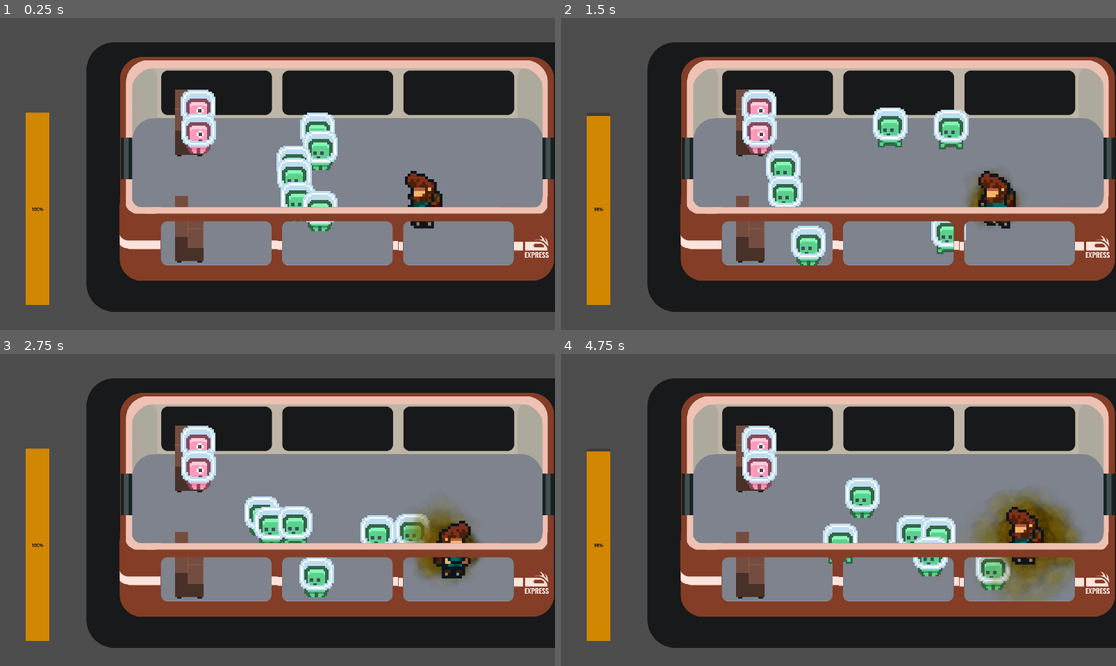
Above: before the commit, frames 1-4 (two rows, left to right).
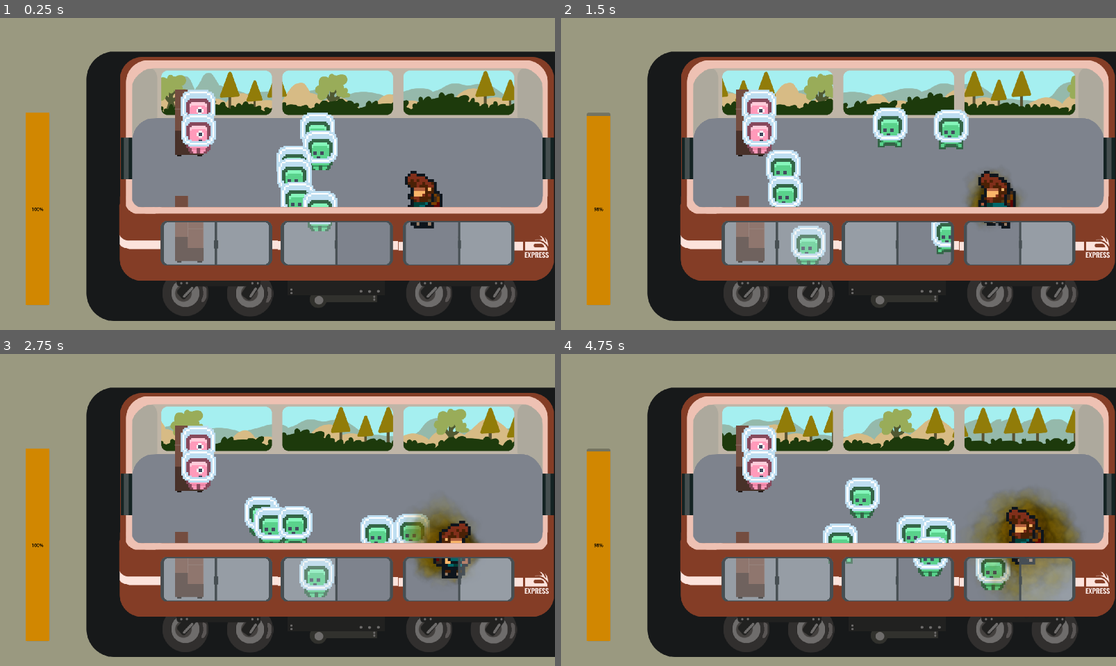
Above: after the commit, the same moments.

Repository: caiotava/Fart-Ninja
Game: Godot game, scene res://main.tscn
The game is run twice, just before and just after one commit, with the same random seed, the same clock (stepped at 60 frames per second) and the same inputs.
Inputs:
- Up to frame 1 (0.25 s): no input
- Up to frame 2 (1.5 s): tap Enter at 0.5 s; hold Right (player_right) 0.53-1.28 s; hold Space (keep) 0.53-1.28 s; hold Down (player_down) from 1.28 s (still down); tap Space (keep) at 1.35 s
- Up to frame 3 (2.75 s): release Down (player_down) at 2.03 s; hold Right (player_right) from 2.03 s (still down); hold Space (keep) from 2.03 s (still down)
- Up to frame 4 (4.75 s): release Right (player_right) at 2.78 s; release Space (keep) at 2.78 s; hold Up (player_up) 2.78-3.53 s; tap Space (keep) at 2.85, 4.35 s; hold Space (keep) 3.53-4.28 s; hold Left (player_left) from 3.53 s (still down)

The runs differ from the first frame. In frame 1, 44% of the frame differs, in the area x 0-100%, y 0-100%; in frame 2, 43%; in frame 3, 43%; in frame 4, 44%.

Commit message:
feat: add paralax window background

Diff:
--- a/train/carriage.gd
+++ b/train/carriage.gd
@@ -1,6 +1,9 @@
 extends Node2D
 
+@export var paralax_speed : float = -100
+
 @onready var passengers : Node = $Passengers
+@onready var paralax_layer : Sprite2D = $CarriageBackground/BackgroundParalax
 
 # Called when the node enters the scene tree for the first time.
 func _ready():
@@ -8,6 +11,7 @@
 
 # Called every frame. 'delta' is the elapsed time since the previous frame.
 func _process(delta):
+	paralax_layer.region_rect.position.x += paralax_speed * delta
 	pass
 
 func _on_fart_body_entered(body : Node2D):
--- a/train/carriage.tscn
+++ b/train/carriage.tscn
@@ -1,7 +1,6 @@
-[gd_scene load_steps=17 format=3 uid="uid://cqyyetjooogp4"]
+[gd_scene load_steps=16 format=3 uid="uid://cqyyetjooogp4"]
 
 [ext_resource type="Script" path="res://train/carriage.gd" id="1_ee3qt"]
-[ext_resource type="Texture2D" uid="uid://dnj2moaxf38cm" path="res://train/gfx/carriage-background.png" id="1_gikla"]
 [ext_resource type="PackedScene" uid="uid://balrjlygdjcri" path="res://player/player.tscn" id="1_p70n2"]
 [ext_resource type="Texture2D" uid="uid://cignifkxdf4vu" path="res://train/gfx/train-atlas.png" id="3_eke27"]
 [ext_resource type="PackedScene" uid="uid://7mwe3233ahmm" path="res://train/seat.tscn" id="3_msw65"]
@@ -33,23 +32,13 @@
 [node name="Carriage" type="Node2D"]
 y_sort_enabled = true
 script = ExtResource("1_ee3qt")
-
-[node name="Background" type="Sprite2D" parent="."]
-visible = false
-texture = ExtResource("1_gikla")
-centered = false
+paralax_speed = 200.0
 
 [node name="CarriageBackground" type="Node2D" parent="."]
 position = Vector2(160, 0)
 
-[node name="BackgroundTrain" type="Sprite2D" parent="CarriageBackground"]
-position = Vector2(139, 84)
-texture = ExtResource("3_eke27")
-centered = false
-region_enabled = true
-region_rect = Rect2(231, 4212, 1776, 933)
-
 [node name="CarriageBackgroundLeft" type="Sprite2D" parent="CarriageBackground"]
+visibility_layer = 63
 position = Vector2(255, 135)
 texture = ExtResource("3_eke27")
 centered = false
@@ -57,6 +46,7 @@
 region_rect = Rect2(162, 866, 546, 757)
 
 [node name="CarriageBackgroundMiddle" type="Sprite2D" parent="CarriageBackground"]
+visibility_layer = 63
 position = Vector2(801, 135)
 texture = ExtResource("3_eke27")
 centered = false
@@ -64,6 +54,7 @@
 region_rect = Rect2(783, 864, 416, 757)
 
 [node name="CarriageBackgroundRight" type="Sprite2D" parent="CarriageBackground"]
+visibility_layer = 63
 position = Vector2(1217, 135)
 texture = ExtResource("3_eke27")
 centered = false
@@ -96,6 +87,14 @@
 centered = false
 region_enabled = true
 region_rect = Rect2(1222, 3540, 540, 294)
+
+[node name="BackgroundParalax" type="Sprite2D" parent="CarriageBackground"]
+z_index = -1
+texture_repeat = 3
+position = Vector2(1021, 260)
+texture = ExtResource("3_eke27")
+region_enabled = true
+region_rect = Rect2(0, 308, 1250, 157)
 
 [node name="Collisions" type="Node2D" parent="CarriageBackground"]
 
@@ -127,16 +126,63 @@
 position = Vector2(-37.0036, -998)
 shape = SubResource("RectangleShape2D_t3cdg")
 
+[node name="Wheel" type="Node2D" parent="CarriageBackground"]
+
+[node name="WeelLeft" type="Sprite2D" parent="CarriageBackground/Wheel"]
+position = Vector2(594, 953)
+texture = ExtResource("3_eke27")
+region_enabled = true
+region_rect = Rect2(259, 3943, 384, 161)
+
+[node name="WeelMiddle" type="Sprite2D" parent="CarriageBackground/Wheel"]
+position = Vector2(1003, 953)
+texture = ExtResource("3_eke27")
+region_enabled = true
+region_rect = Rect2(785, 3943, 337, 103)
+
+[node name="WeelRight" type="Sprite2D" parent="CarriageBackground/Wheel"]
+position = Vector2(1437, 953)
+texture = ExtResource("3_eke27")
+region_enabled = true
+region_rect = Rect2(1246, 3943, 384, 161)
+
+[node name="Windows" type="Node2D" parent="CarriageBackground"]
+z_index = 20
+
+[node name="WindowLeft" type="Sprite2D" parent="CarriageBackground/Windows"]
+z_index = 20
+position = Vector2(588.5, 779)
+scale = Vector2(1.03495, 1.04)
+texture = ExtResource("3_eke27")
+region_enabled = true
+region_rect = Rect2(628, 570, 372, 150)
+
+[node name="WindowMiddle" type="Sprite2D" parent="CarriageBackground/Windows"]
+z_index = 20
+position = Vector2(1005.5, 779)
+scale = Vector2(1.04032, 1.04)
+texture = ExtResource("3_eke27")
+region_enabled = true
+region_rect = Rect2(1119, 574, 372, 150)
+
+[node name="WindowRight" type="Sprite2D" parent="CarriageBackground/Windows"]
+z_index = 20
+position = Vector2(1426.5, 779)
+scale = Vector2(1.03495, 1.04)
+texture = ExtResource("3_eke27")
+region_enabled = true
+region_rect = Rect2(1576, 574, 372, 150)
+
 [node name="Seats" type="Node2D" parent="."]
 y_sort_enabled = true
 
-[node name="Top" type="Node" parent="Seats"]
+[node name="Top" type="Node2D" parent="Seats"]
 
 [node name="Seat" parent="Seats/Top" node_paths=PackedStringArray("available_spaces") instance=ExtResource("3_msw65")]
 position = Vector2(604, 248)
 available_spaces = [NodePath("../../../Passengers/Passenger7"), NodePath("../../../Passengers/Passenger8")]
 
-[node name="Bottom" type="Node" parent="Seats"]
+[node name="Bottom" type="Node2D" parent="Seats"]
 
 [node name="Seat2" parent="Seats/Bottom" node_paths=PackedStringArray("available_spaces") instance=ExtResource("3_msw65")]
 z_index = 2
@@ -226,6 +272,25 @@
 offset_bottom = 994.0
 fill_mode = 3
 
+[node name="BackgroundColor" type="CanvasLayer" parent="."]
+layer = -2
+
+[node name="BackgroundColor" type="Sprite2D" parent="BackgroundColor"]
+z_index = -3
+position = Vector2(1041.5, 674.5)
+scale = Vector2(8.34387, 12.2411)
+texture = ExtResource("3_eke27")
+region_enabled = true
+region_rect = Rect2(288, 1716, 253, 112)
+
+[node name="BackgroundTrain" type="Sprite2D" parent="BackgroundColor"]
+z_index = -3
+position = Vector2(299, 116)
+texture = ExtResource("3_eke27")
+centered = false
+region_enabled = true
+region_rect = Rect2(231, 4212, 1776, 933)
+
 [connection signal="area_entered" from="Passengers/Player/Farticles/Fart" to="Passengers/Player/Farticles/Fart" method="_on_area_entered"]
 [connection signal="body_entered" from="Passengers/Player/Farticles/Fart" to="." method="_on_fart_body_entered"]
 [connection signal="body_exited" from="Passengers/Player/Farticles/Fart" to="." method="_on_fart_body_exited"]
Binary file changed: train/gfx/train-atlas.png
